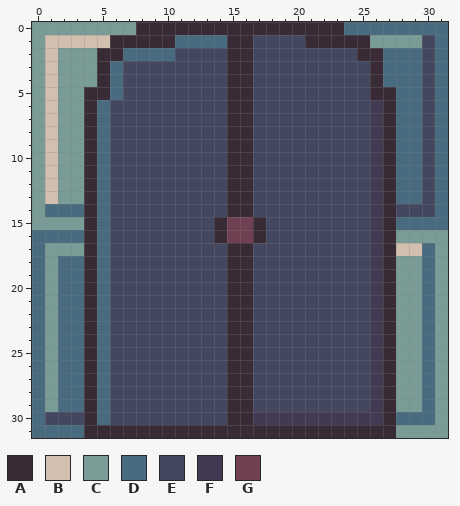
Two states of a pixel-art file, assets/art/door.aseprite. This is how it looked before the edit.
32x32 pixels, 1 frame.
Visible layers, top first: "Layer 1 #2", "Layer 1".
Palette (. is transparent): A #392b35  B #d1bfb0  C #7a9c96  D #486b7f  E #444760  F #423952  G #713f52
Pixels before, first column x 0:
 0 CCCCCCCCAAAAAAAAAAAAAAAADDDDDDDD
 1 CBBBBBAAAAADDDDAAEEEEAAAAACCCCED
 2 CBCCCAADDDDEEEEAAEEEEEEEEAADDDED
 3 CBCCCADEEEEEEEEAAEEEEEEEEEADDDED
 4 CBCCCADEEEEEEEEAAEEEEEEEEEADDDED
 5 CBCCAADEEEEEEEEAAEEEEEEEEEAADDED
 6 CBCCADEEEEEEEEEAAEEEEEEEEEFADDED
 7 CBCCADEEEEEEEEEAAEEEEEEEEEFADDED
 8 CBCCADEEEEEEEEEAAEEEEEEEEEFADDED
 9 CBCCADEEEEEEEEEAAEEEEEEEEEFADDED
10 CBCCADEEEEEEEEEAAEEEEEEEEEFADDED
11 CBCCADEEEEEEEEEAAEEEEEEEEEFADDED
12 CBCCADEEEEEEEEEAAEEEEEEEEEFADDED
13 CBCCADEEEEEEEEEAAEEEEEEEEEFADDED
14 CDDDADEEEEEEEEEAAEEEEEEEEEFAEEED
15 CCCCADEEEEEEEEAGGAEEEEEEEEFADDDD
16 DDDDADEEEEEEEEAGGAEEEEEEEEFACCCC
17 DCCCADEEEEEEEEEAAEEEEEEEEEFABBDC
18 DCDDADEEEEEEEEEAAEEEEEEEEEFACCDC
19 DCDDADEEEEEEEEEAAEEEEEEEEEFACCDC
20 DCDDADEEEEEEEEEAAEEEEEEEEEFACCDC
21 DCDDADEEEEEEEEEAAEEEEEEEEEFACCDC
22 DCDDADEEEEEEEEEAAEEEEEEEEEFACCDC
23 DCDDADEEEEEEEEEAAEEEEEEEEEFACCDC
24 DCDDADEEEEEEEEEAAEEEEEEEEEFACCDC
25 DCDDADEEEEEEEEEAAEEEEEEEEEFACCDC
26 DCDDADEEEEEEEEEAAEEEEEEEEEFACCDC
27 DCDDADEEEEEEEEEAAEEEEEEEEEFACCDC
28 DCDDADEEEEEEEEEAAEEEEEEEEEFACCDC
29 DCDDADEEEEEEEEEAAEEEEEEEEEFACCDC
30 DEEEADEEEEEEEEEAAFFFFFFFFFFADDDC
31 DDDDAAAAAAAAAAAAAAAAAAAAAAAACCCC
Once edited:
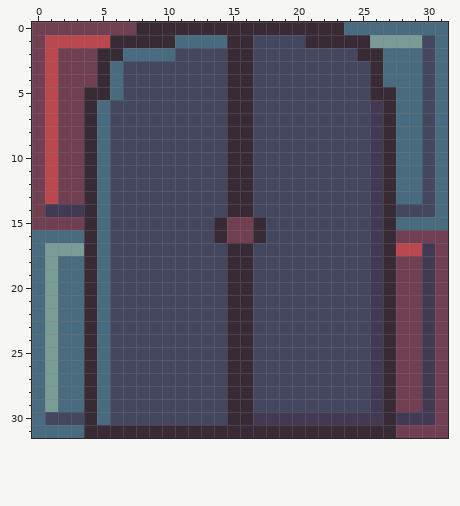
From old to new:
{"colour":"B","old":"#d1bfb0","new":"#bb474f"}
{"where": "layer \"Layer 1\""}
{"y":0,"x":0,"old":"CCCCCCCC","new":"GGGGGGGG"}
{"y":1,"x":0,"old":"C","new":"G"}
{"y":2,"x":0,"old":"C","new":"G"}
{"y":2,"x":2,"old":"CCC","new":"GGG"}
{"y":3,"x":0,"old":"C","new":"G"}
{"y":3,"x":2,"old":"CCC","new":"GGG"}
{"y":4,"x":0,"old":"C","new":"G"}
{"y":4,"x":2,"old":"CCC","new":"GGG"}
{"y":5,"x":0,"old":"C","new":"G"}
{"y":5,"x":2,"old":"CC","new":"GG"}
{"y":6,"x":0,"old":"C","new":"G"}
{"y":6,"x":2,"old":"CC","new":"GG"}
{"y":7,"x":0,"old":"C","new":"G"}
{"y":7,"x":2,"old":"CC","new":"GG"}
{"y":8,"x":0,"old":"C","new":"G"}
{"y":8,"x":2,"old":"CC","new":"GG"}
{"y":9,"x":0,"old":"C","new":"G"}
{"y":9,"x":2,"old":"CC","new":"GG"}
{"y":10,"x":0,"old":"C","new":"G"}
{"y":10,"x":2,"old":"CC","new":"GG"}
{"y":11,"x":0,"old":"C","new":"G"}
{"y":11,"x":2,"old":"CC","new":"GG"}
{"y":12,"x":0,"old":"C","new":"G"}
{"y":12,"x":2,"old":"CC","new":"GG"}
{"y":13,"x":0,"old":"C","new":"G"}
{"y":13,"x":2,"old":"CC","new":"GG"}
{"y":14,"x":0,"old":"CDDD","new":"GFFF"}
{"y":15,"x":0,"old":"CCCC","new":"GGGG"}
{"y":16,"x":28,"old":"CCCC","new":"GGGG"}
{"y":17,"x":30,"old":"DC","new":"FG"}
{"y":18,"x":28,"old":"CCDC","new":"GGFG"}
{"y":19,"x":28,"old":"CCDC","new":"GGFG"}
{"y":20,"x":28,"old":"CCDC","new":"GGFG"}
{"y":21,"x":28,"old":"CCDC","new":"GGFG"}
{"y":22,"x":28,"old":"CCDC","new":"GGFG"}
{"y":23,"x":28,"old":"CCDC","new":"GGFG"}
{"y":24,"x":28,"old":"CCDC","new":"GGFG"}
{"y":25,"x":28,"old":"CCDC","new":"GGFG"}
{"y":26,"x":28,"old":"CCDC","new":"GGFG"}
{"y":27,"x":28,"old":"CCDC","new":"GGFG"}
{"y":28,"x":28,"old":"CCDC","new":"GGFG"}
{"y":29,"x":28,"old":"CCDC","new":"GGFG"}
{"y":30,"x":28,"old":"DDDC","new":"FFFG"}
{"y":31,"x":28,"old":"CCCC","new":"GGGG"}
{"label":"changed","picture_box":[32,22,136,230]}
{"label":"changed","picture_box":[396,230,448,438]}
